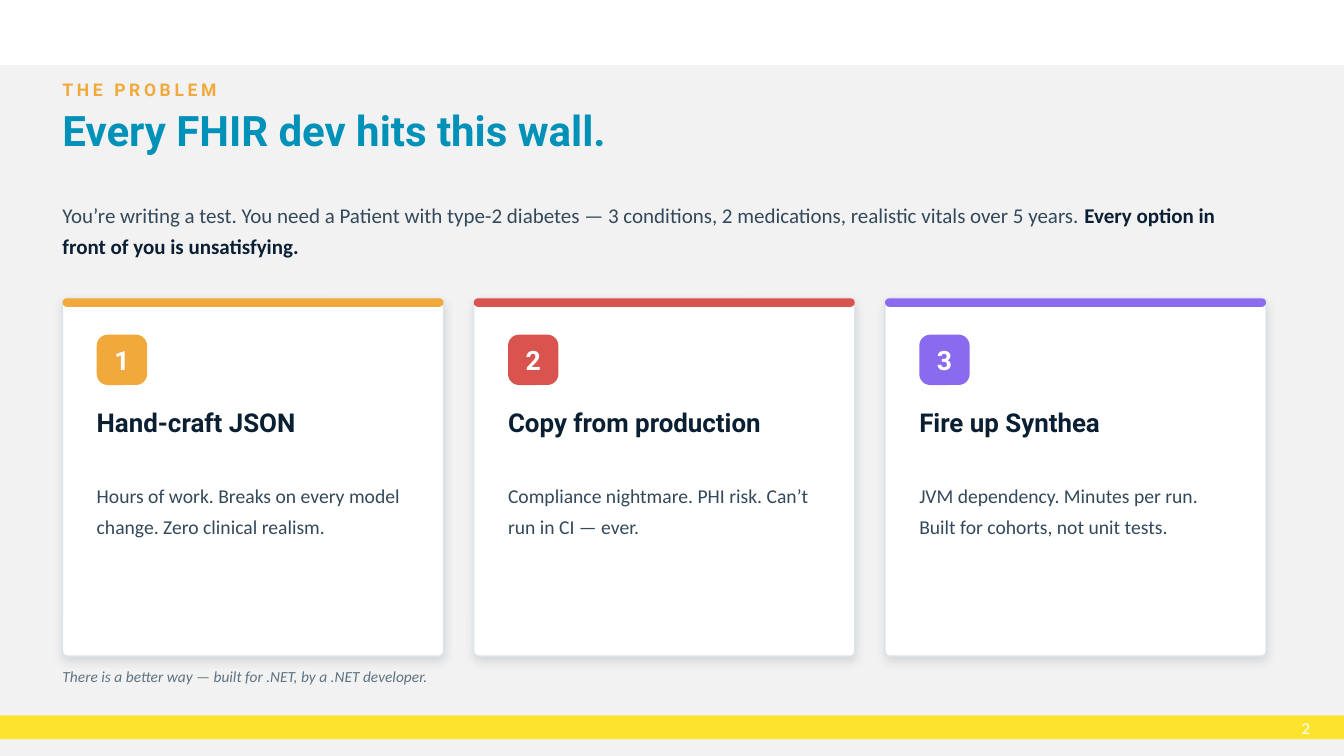
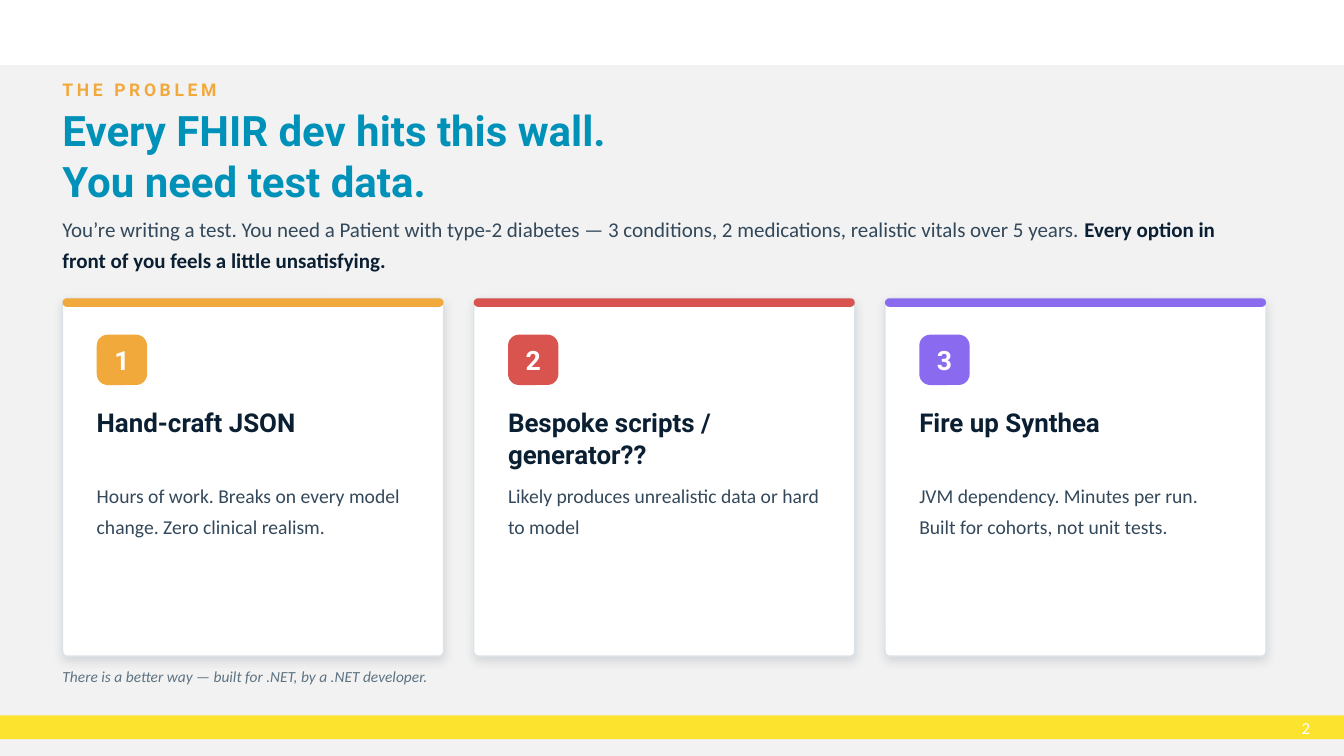
Before and after one commit to brendankowitz/FHIRDevDays2026, a slide deck: slide 3 of talks/talk2-fhir-fakes/DD26_CT_260617_Brendan-Kowitz_FhirFakes-dotNET.pptx. Drawn at 1344x756 pixels with LibreOffice and Linux fonts; fonts in the diff are those of the drawing; background and template pictures are left out. Boxes give left, top, right and bottom in pixels: in the first picture for what was removed or moved away, otherwise in the second. Text is boxed around its words. In the diff, an @@ line names an element or a change of style, - is before the commit and + after.

```diff
--- a/talks/talk2-fhir-fakes/DD26_CT_260617_Brendan-Kowitz_FhirFakes-dotNET.pptx
+++ b/talks/talk2-fhir-fakes/DD26_CT_260617_Brendan-Kowitz_FhirFakes-dotNET.pptx
@@ text at <box>62,165,426,198</box>: paragraph added @@
+You need test data.
@@ text at <box>62,222,1215,272</box>: text changed @@
-You’re writing a test. You need a Patient with type-2 diabetes — 3 conditions, 2 medications, realistic vitals over 5 years. Every option in front of you is unsatisfying.
+You’re writing a test. You need a Patient with type-2 diabetes — 3 conditions, 2 medications, realistic vitals over 5 years. Every option in front of you feels a little unsatisfying.
@@ text at <box>508,412,695,470</box>: text changed @@
-Copy from production
+Bespoke scripts / generator??
@@ text at <box>508,489,819,534</box>: text changed @@
-Compliance nightmare. PHI risk. Can’t run in CI — ever.
+Likely produces unrealistic data or hard to model
```
Also in this commit, not shown: 4 other slides changed, 2 slides removed, 1 other file.
